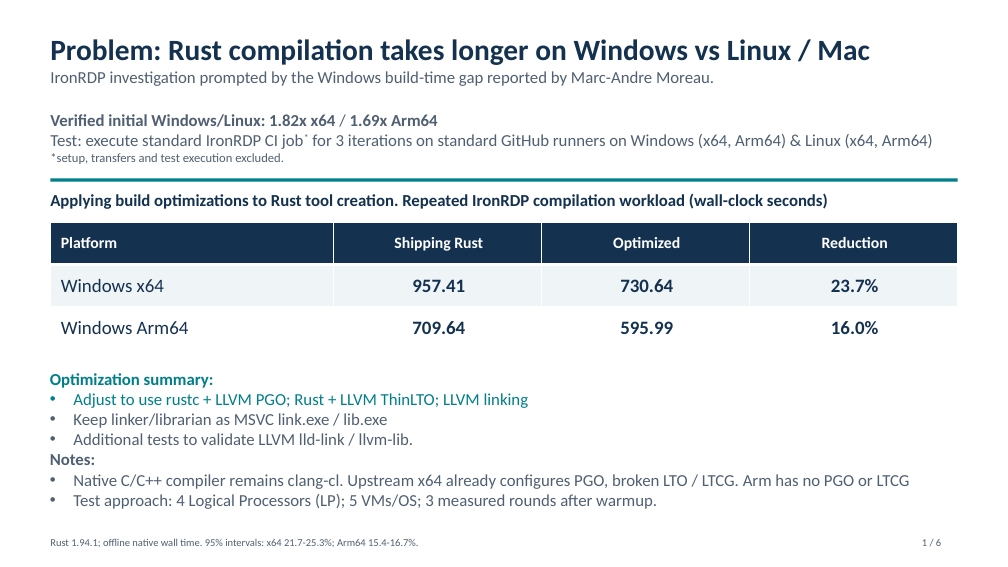
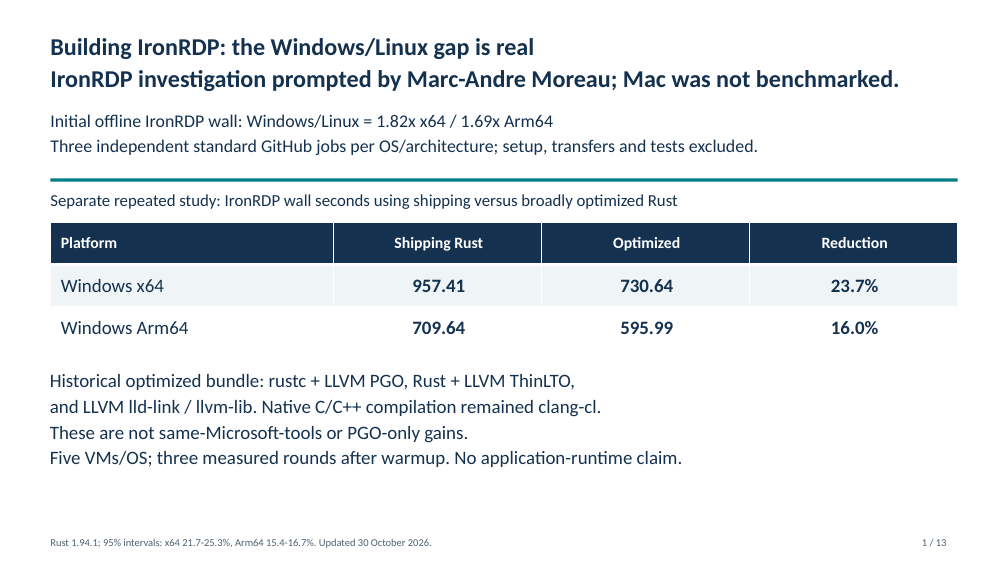
Before and after one commit to marcpems/IronRDP-ci-benchmark, a slide deck: slide 1 of ci-benchmark/matched-release/Rust-Optimization-Summary-Published.pptx. Drawn at 1008x567 pixels with LibreOffice and Linux fonts; fonts in the diff are those of the drawing. Boxes give left, top, right and bottom in pixels: in the first picture for what was removed or moved away, otherwise in the second. Text is boxed around its words. In the diff, an @@ line names an element or a change of style, - is before the commit and + after.

```diff
--- a/ci-benchmark/matched-release/Rust-Optimization-Summary-Published.pptx
+++ b/ci-benchmark/matched-release/Rust-Optimization-Summary-Published.pptx
@@ text at [50,38,900,91]: text changed; size 16 to 23 pt; text colour #506072 to #14324F; bold on @@
-Problem: Rust compilation takes longer on Windows vs Linux / Mac
-IronRDP investigation prompted by the Windows build-time gap reported by Marc-Andre Moreau.
+Building IronRDP: the Windows/Linux gap is real
+IronRDP investigation prompted by Marc-Andre Moreau; Mac was not benchmarked.
@@ text at [50,114,758,155]: text changed; size 16 to 17 pt; text colour #506072 to #14324F @@
-Verified initial Windows/Linux: 1.82x x64 / 1.69x Arm64
-Test: execute standard IronRDP CI job* for 3 iterations on standard GitHub runners on Windows (x64, Arm64) & Linux (x64, Arm64)
-*setup, transfers and test execution excluded.
+Initial offline IronRDP wall: Windows/Linux = 1.82x x64 / 1.69x Arm64
+Three independent standard GitHub jobs per OS/architecture; setup, transfers and tests excluded.
@@ text at [50,194,678,209]: text changed; bold off @@
-Applying build optimizations to Rust tool creation. Repeated IronRDP compilation workload (wall-clock seconds)
+Separate repeated study: IronRDP wall seconds using shipping versus broadly optimized Rust
@@ text at [50,374,683,467]: text changed; size 16 to 18 pt; text colour #506072 to #14324F @@
-Optimization summary:
-• Adjust to use rustc + LLVM PGO; Rust + LLVM ThinLTO; LLVM linking
-• Keep linker/librarian as MSVC link.exe / lib.exe
-• Additional tests to validate LLVM lld-link / llvm-lib.
-Notes:
-• Native C/C++ compiler remains clang-cl. Upstream x64 already configures PGO, broken LTO / LTCG. Arm has no PGO or LTCG
-• Test approach: 4 Logical Processors (LP); 5 VMs/OS; 3 measured rounds after warmup.
+Historical optimized bundle: rustc + LLVM PGO, Rust + LLVM ThinLTO,
+and LLVM lld-link / llvm-lib. Native C/C++ compilation remained clang-cl.
+These are not same-Microsoft-tools or PGO-only gains.
+Five VMs/OS; three measured rounds after warmup. No application-runtime claim.
@@ text at [50,538,432,548]: text changed @@
-Rust 1.94.1; offline native wall time. 95% intervals: x64 21.7-25.3%; Arm64 15.4-16.7%.
+Rust 1.94.1; 95% intervals: x64 21.7-25.3%, Arm64 15.4-16.7%. Updated 30 October 2026.
@@ text at [922,539,947,546]: text changed @@
-1 / 6
+1 / 13
```
Also in this commit, not shown: 5 other slides changed, 7 slides added, 3 slides removed, 4 other files.
